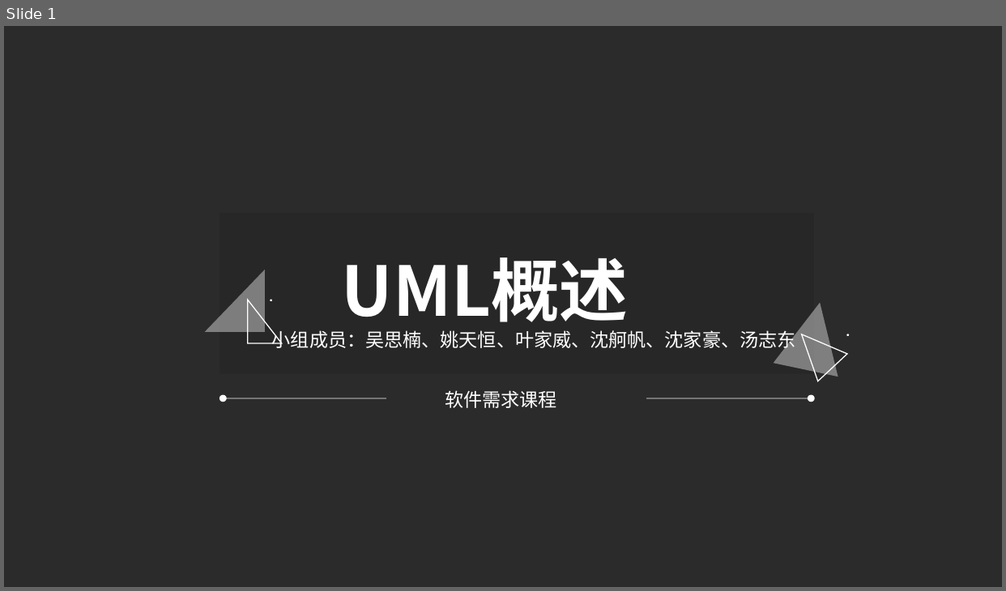
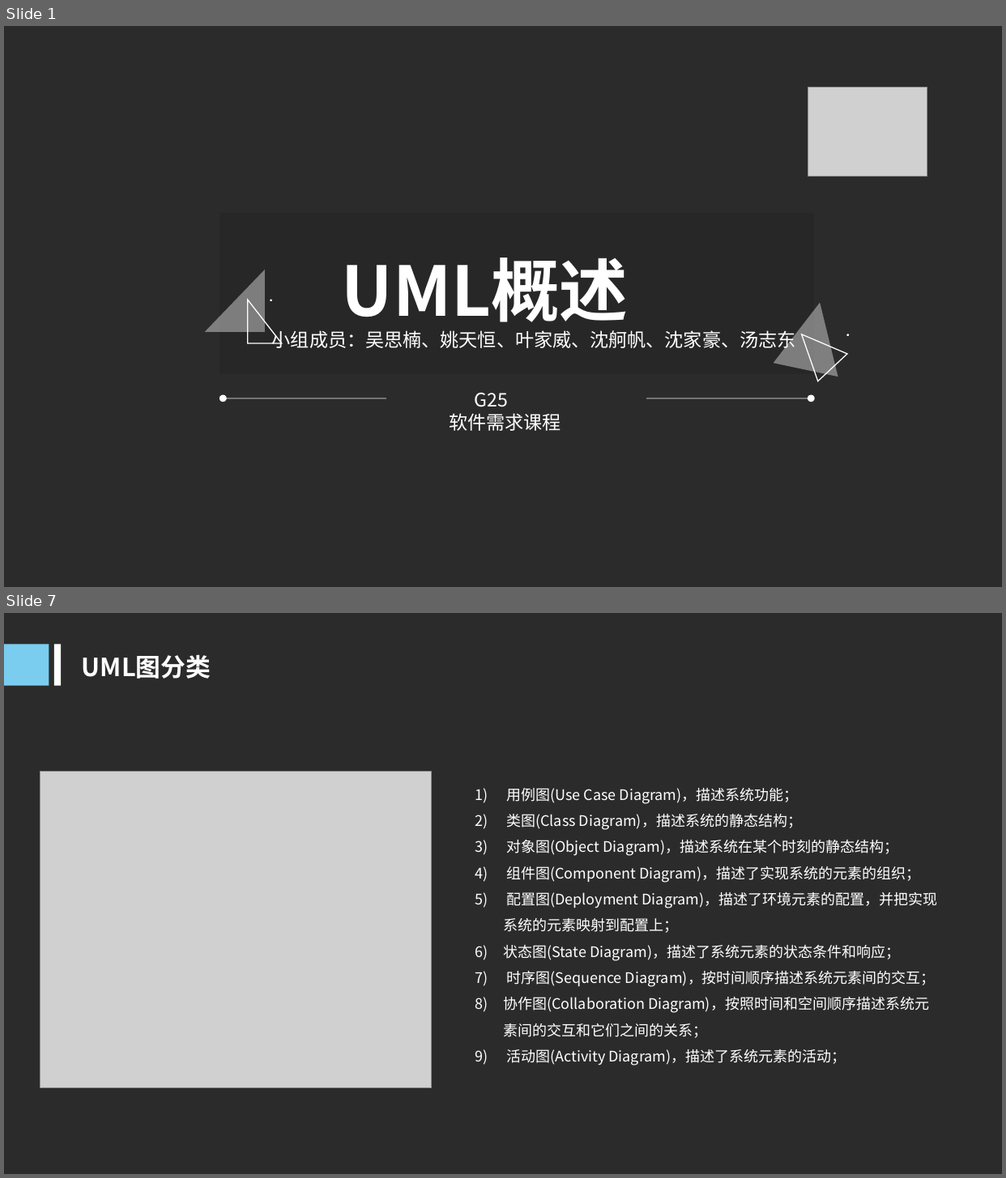
Before and after one commit to woncat/PRD2017, a slide deck: UML概述(部分）.ppt. Shown one above the other, each under a label of ours: slide 1 before the commit, slides 1 and 7 after it; the slides between them are not shown. The pictures are 1006x591 and 1006x1178 pixels, drawn with LibreOffice and Linux fonts; fonts in the diff are those of the drawing; grey boxes stand for pictures; background and template pictures are left out; a plain dark background stands for a picture behind light text. Boxes give left, top, right and bottom in pixels: in the first picture for what was removed or moved away, otherwise in the second. Text is boxed around its words. In the diff, an @@ line names an element or a change of style, - is before the commit and + after.

```diff
--- a/UML概述(部分）.ppt
+++ b/UML概述(部分）.ppt
@@ slide 7 added at (4, 613, 1002, 1174), background picture (left out) @@
@@ rectangle added at (4, 645, 49, 686), fill #7ACDEF @@
@@ rectangle added at (54, 645, 61, 686), fill #FFFFFF @@
@@ text added at (82, 655, 211, 679), 24 pt, text #FFFFFF, bold @@
+UML图分类
@@ picture added at (40, 772, 432, 1088) @@
@@ text added at (503, 788, 938, 1066), 14 pt, text #FFFFFF @@
+1) 用例图(Use Case Diagram)，描述系统功能；
+2) 类图(Class Diagram)，描述系统的静态结构；
+3) 对象图(Object Diagram)，描述系统在某个时刻的静态结构；
+4) 组件图(Component Diagram)，描述了实现系统的元素的组织；
+5) 配置图(Deployment Diagram)，描述了环境元素的配置，并把实现系统的元素映射到配置上；
+6) 状态图(State Diagram)，描述了系统元素的状态条件和响应；
+7) 时序图(Sequence Diagram)，按时间顺序描述系统元素间的交互；
+8) 协作图(Collaboration Diagram)，按照时间和空间顺序描述系统元素间的交互和它们之间的关系；
+9) 活动图(Activity Diagram)，描述了系统元素的活动；
@@ slide 1 changed as well @@
@@ picture added at (808, 88, 927, 177) @@
@@ text at (474, 393, 508, 408): paragraph added @@
+G25
```
Also in this commit, not shown: 1 other slide changed, 13 other slides added, 10 slides removed.
